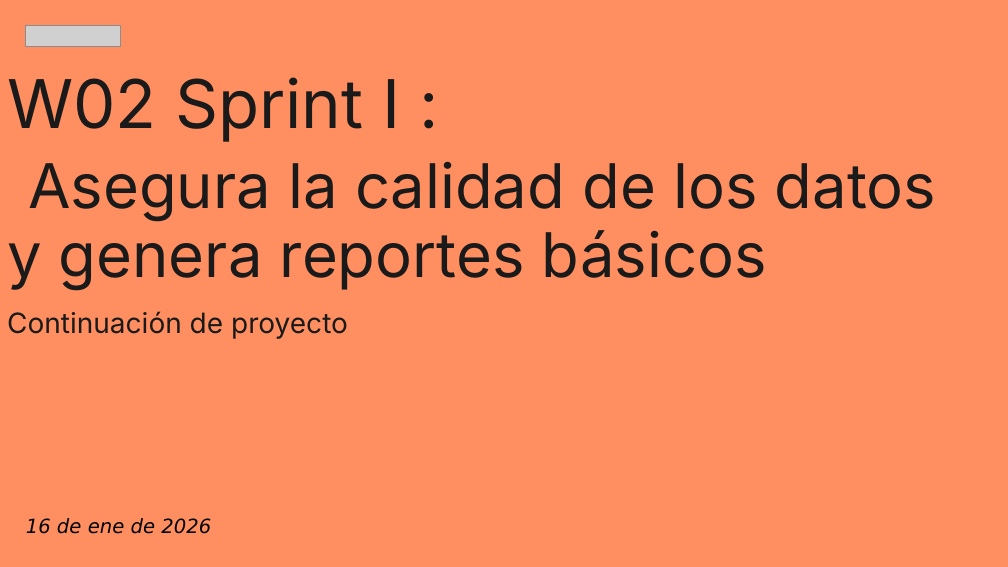
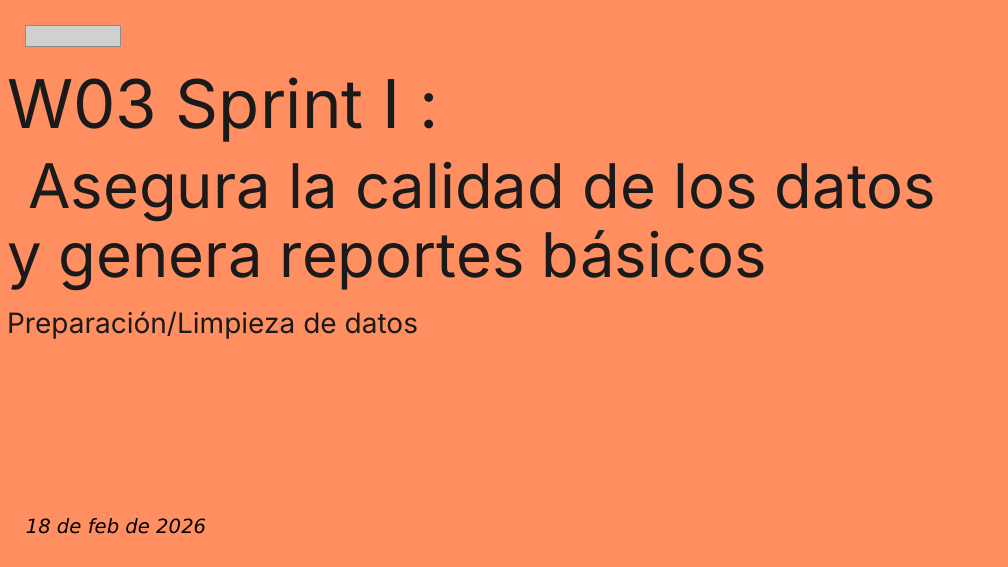
Before and after one commit to zyntonyson/bootcamp_ds_da, a slide deck: slide 1 of 01-da-v8-calidad-datos/03-da-s1-calidad-datos.pptx. Drawn at 1008x567 pixels with LibreOffice and Linux fonts; fonts in the diff are those of the drawing; grey boxes stand for pictures. Boxes give left, top, right and bottom in pixels: in the first picture for what was removed or moved away, otherwise in the second. Text is boxed around its words. In the diff, an @@ line names an element or a change of style, - is before the commit and + after.

```diff
--- a/01-da-v8-calidad-datos/03-da-s1-calidad-datos.pptx
+++ b/01-da-v8-calidad-datos/03-da-s1-calidad-datos.pptx
@@ title at (7,77,936,339): text changed @@
-W02 Sprint I :
-Asegura la calidad de los datos y genera reportes básicos
-Continuación de proyecto
+W03 Sprint I :
+Asegura la calidad de los datos y genera reportes básicos
+Preparación/Limpieza de datos
@@ text at (26,518,206,534): text changed @@
-16 de ene de 2026
+18 de feb de 2026
```
Also in this commit, not shown: 1 other slide changed, 1 slide removed, 17 other files.
